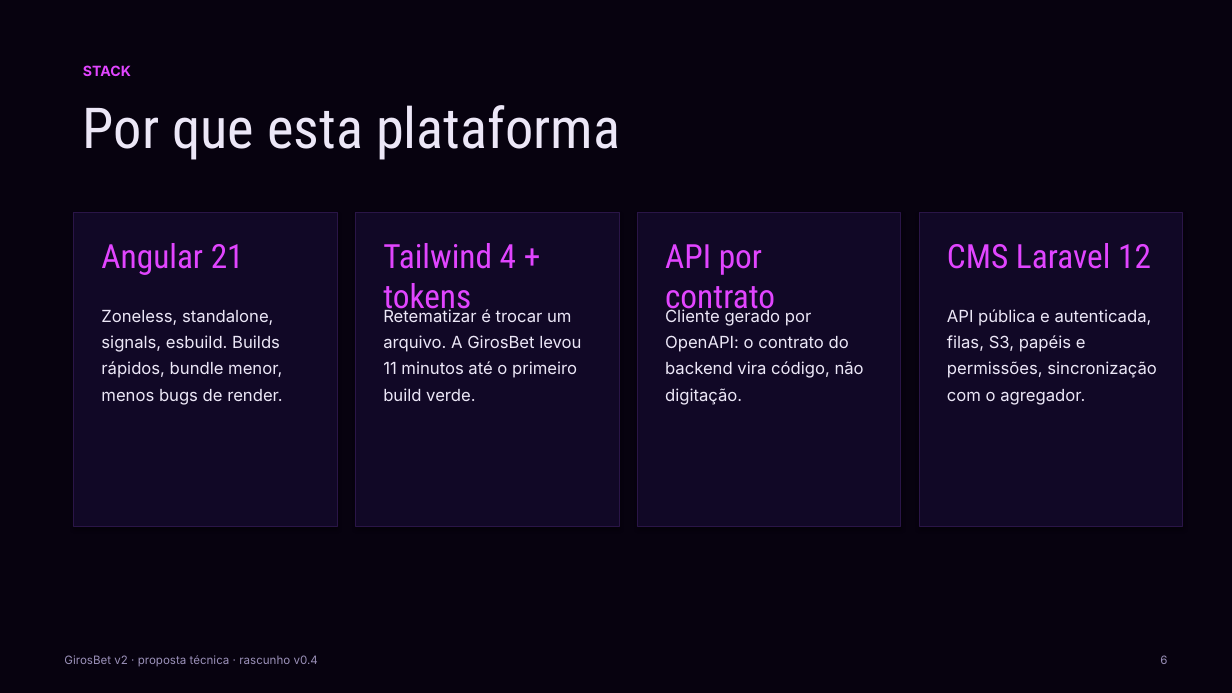
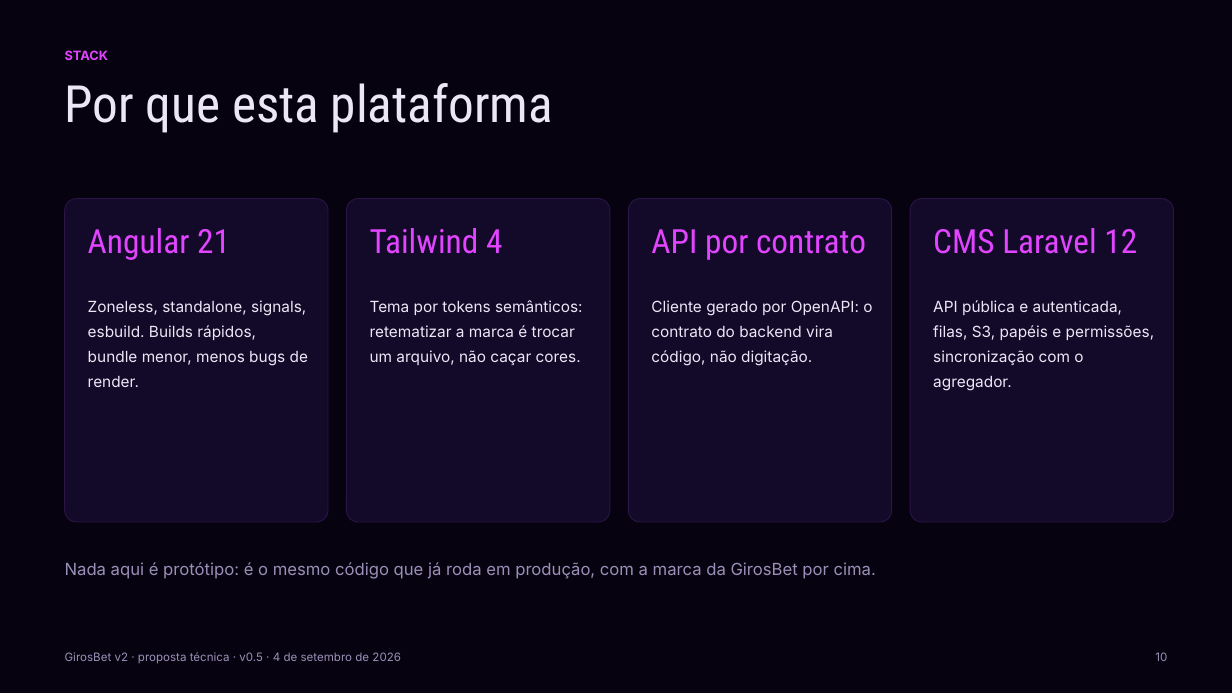
Before and after one commit to BetAki-bet-br/frontend, a slide deck: slide 11 of docs/girosbet/girosbet-v2-pitch.pptx (slide 6 before the commit). Drawn at 1232x693 pixels with LibreOffice and Linux fonts; fonts in the diff are those of the drawing. Boxes give left, top, right and bottom in pixels: in the first picture for what was removed or moved away, otherwise in the second. Text is boxed around its words. In the diff, an @@ line names an element or a change of style, - is before the commit and + after.

```diff
--- a/docs/girosbet/girosbet-v2-pitch.pptx
+++ b/docs/girosbet/girosbet-v2-pitch.pptx
@@ text "STACK": place and size @@
-text "STACK" at (83,65,131,76)
+text "STACK" at (65,50,108,60)
@@ text "STACK" at (65,50,108,60): size 11 to 10 pt; line spacing 1.15 to 1 @@
@@ text "Por que esta plataforma": place and size @@
-text "Por que esta plataforma" at (83,105,620,160)
+text "Por que esta plataforma" at (65,83,553,133)
@@ text "Por que esta plataforma" at (65,83,553,133): size 44 to 40 pt; line spacing 1 to 0.95 @@
@@ rounded rectangle added at (65,199,328,522), fill #130928, outline #2A1547 0.75 pt @@
@@ rounded rectangle added at (347,199,610,522), fill #130928, outline #2A1547 0.75 pt @@
@@ rounded rectangle added at (628,199,892,522), fill #130928, outline #2A1547 0.75 pt @@
@@ rounded rectangle added at (910,199,1174,522), fill #130928, outline #2A1547 0.75 pt @@
@@ rectangle removed at (74,213,337,527) @@
@@ text "Angular 21": place and size @@
-text "Angular 21" at (101,243,244,275)
+text "Angular 21" at (88,228,230,260)
@@ rectangle removed at (356,213,619,527) @@
@@ text at (370,228,502,254): text changed @@
-Tailwind 4 + tokens
+Tailwind 4
@@ rectangle removed at (638,213,901,527) @@
@@ text "API por contrato": place and size @@
-text "API por contrato" at (665,244,775,317)
+text "API por contrato" at (651,229,866,260)
@@ rectangle removed at (920,213,1183,527) @@
@@ line spacing 1 to 0.95 in 3 elements at (88,228,230,260), (651,229,866,260), (933,228,1137,254) @@
@@ text "CMS Laravel 12": place and size @@
-text "CMS Laravel 12" at (947,243,1151,269)
+text "CMS Laravel 12" at (933,228,1137,254)
@@ size 13 to 12 pt; line spacing 1.3 to 1.35 in 3 elements at (88,300,308,387), (651,300,872,366), (933,300,1155,391) @@
@@ text at (370,300,583,365): text changed; size 13 to 12 pt @@
-Retematizar é trocar um arquivo. A GirosBet levou 11 minutos até o primeiro build verde.
+Tema por tokens semânticos: retematizar a marca é trocar um arquivo, não caçar cores.
@@ text added at (65,562,876,579), 13 pt, text #9A90B8 @@
+Nada aqui é protótipo: é o mesmo código que já roda em produção, com a marca da GirosBet por cima.
@@ text at (65,652,401,664): text changed @@
-GirosBet v2 · proposta técnica · rascunho v0.4
+GirosBet v2 · proposta técnica · v0.5 · 4 de setembro de 2026
@@ text added at (1155,652,1167,661), 9 pt, text #9A90B8 @@
+10
@@ text removed at (1160,655,1167,664) @@
-6
```
Also in this commit, not shown: 6 other slides changed, 10 slides added, 5 slides removed, 41 other files.
